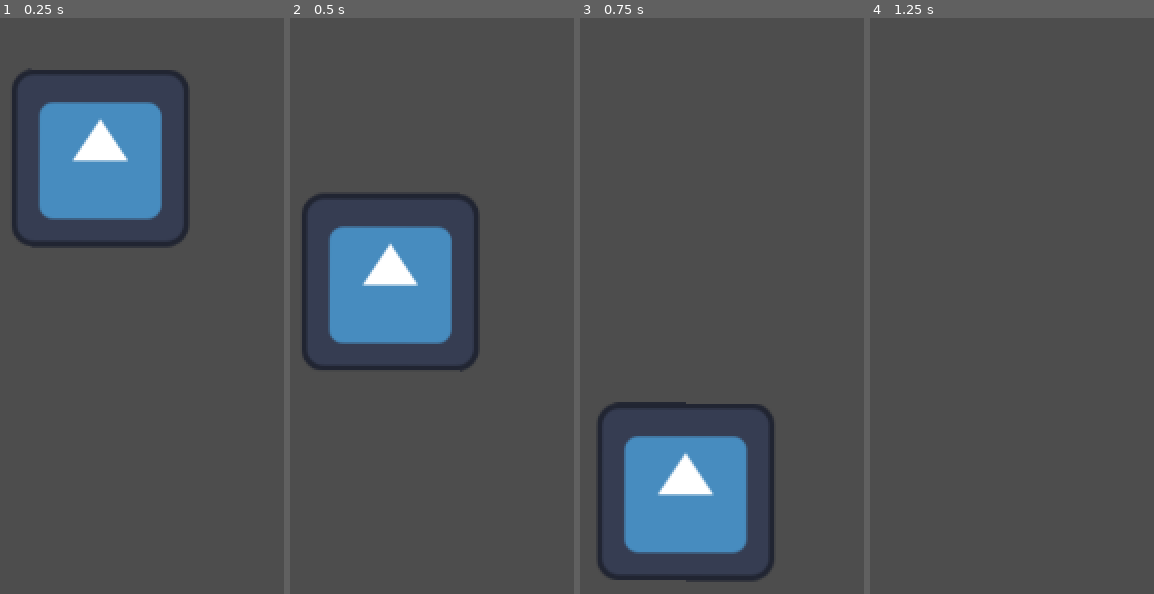
Above: before the commit, frames 1-4 (left to right).
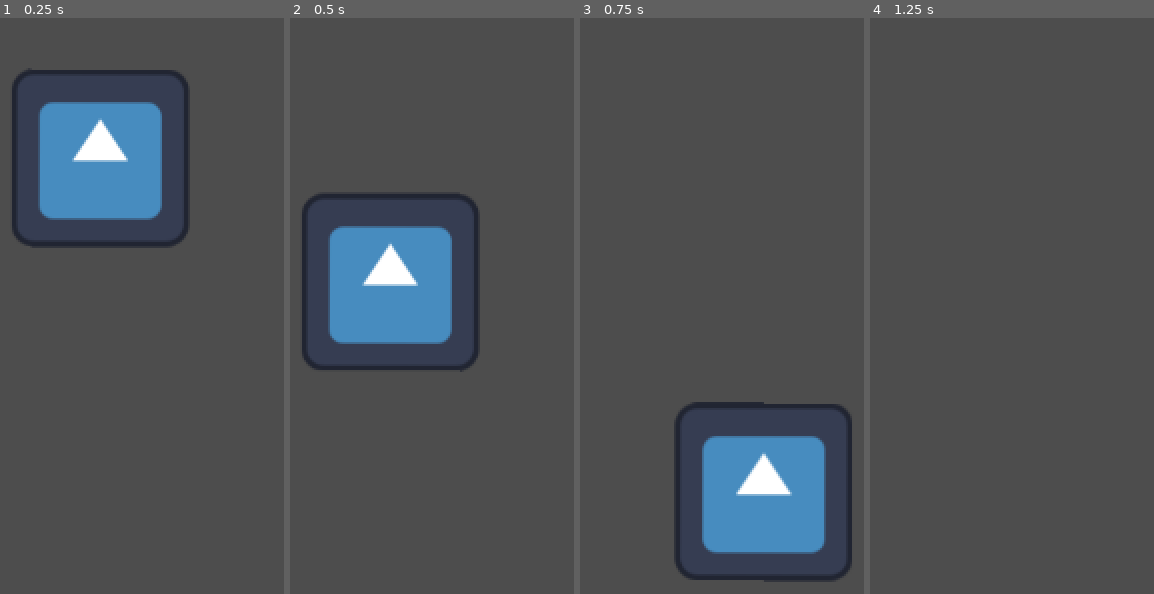
Above: after the commit, the same moments.

Repository: gameruli28-dev/proyecto-pajaro
Game: Godot game, scene res://node_2d.tscn
The game is run twice, just before and just after one commit, with the same random seed, the same clock (stepped at 60 frames per second) and the same inputs. The engine's default icon, where the game draws it, is replaced by a stand-in: a white triangle on a blue panel in a dark square.
Inputs:
- Up to frame 1 (0.25 s): no input
- Up to frame 2 (0.5 s): no input
- Up to frame 3 (0.75 s): hold D (mover_derecha) from 0.53 s (still down)
- Up to frame 4 (1.25 s): keep holding D (mover_derecha)

Frames 1-2 are identical in both runs. In frame 3, 15% of the frame differs, in the area x 6-96%, y 66-98%; in frame 4, nothing differs.

Commit message:
MOVIMIENTO DE LA PAJARA
movimiendo epico v 2.0

Diff:
--- a/character_body_2d_2.gd
+++ b/character_body_2d_2.gd
@@ -16,10 +16,12 @@
 	# As good practice, you should replace UI actions with custom gameplay actions.
 	var direction := Input.get_axis("mover_izquierda", "mover_derecha")
 	if direction:
-		SPEED = SPEED * 0.8 + 10
+		SPEED = SPEED + 300
 		velocity.x = direction * SPEED
+		SPEED = pow(2,1/SPEED)
 	else:
-		SPEED = SPEED * 0.8 - 10
+		SPEED = pow(2,1/SPEED)
+		print(SPEED)
 		velocity.x = move_toward(velocity.x, 0, SPEED)
 
 	move_and_slide()
